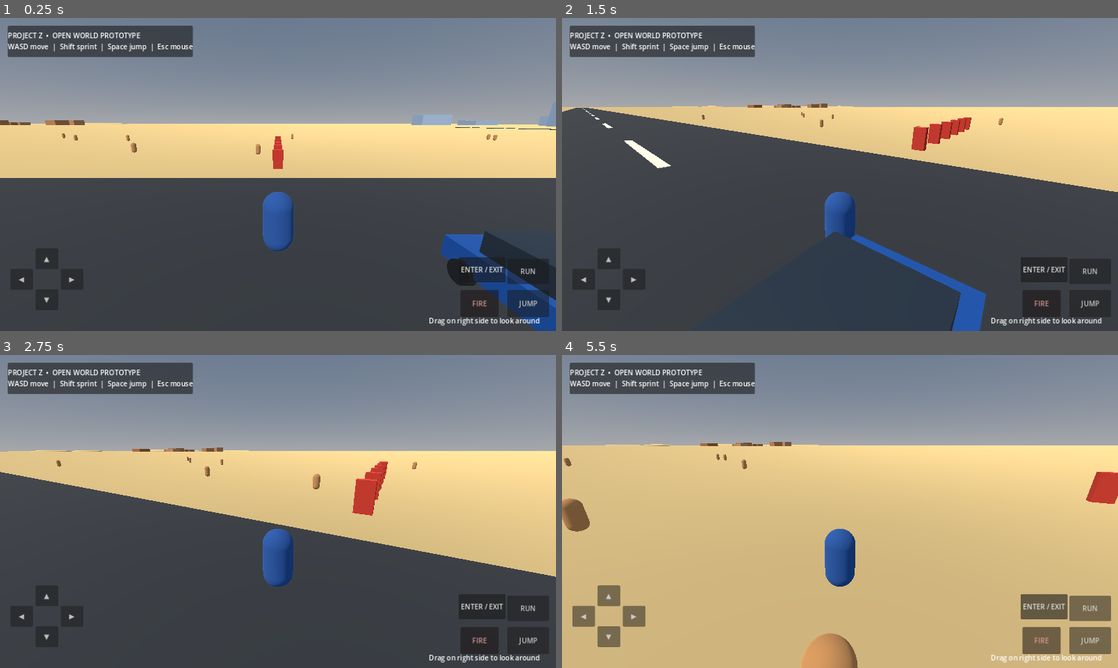
Above: before the commit, frames 1-4 (two rows, left to right).
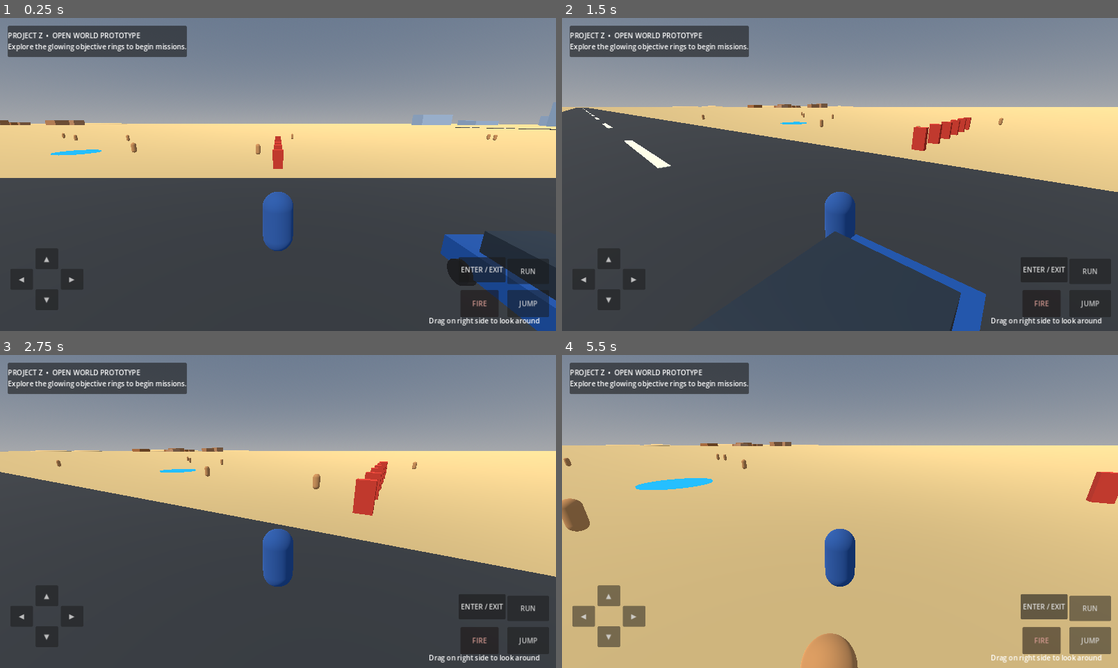
Above: after the commit, the same moments.

Repository: gyarasigujjar57-ops/ProjectZ-OpenWorld
Game: Godot game, scene res://scenes/Main.tscn
Two runs of this game, one before a commit and one after it. Both use one fixed random seed, a clock stepped at 60 frames per second and the inputs below.
Inputs (mouse positions are in pixels of both pictures, inside the frame that each line leads up to):
- Up to frame 1 (0.25 s): no input
- Up to frame 2 (1.5 s): tap Enter (ui_accept) at 0.5, 0.77 s; move the mouse to (962, 158) at 0.52 s; hold Right (ui_right) 0.53-1.28 s; tap E at 0.6 s; click (962, 158) at 0.67 s; move the mouse to (812, 174) at 1.27 s; hold Up (ui_up) from 1.28 s (still down); tap Shift at 1.35 s; click (812, 174) at 1.42 s
- Up to frame 3 (2.75 s): keep holding Up (ui_up); tap Enter (ui_accept) at 1.52 s; move the mouse to (289, 505) at 2.02 s; tap E at 2.1 s; click (289, 505) at 2.17 s
- Up to frame 4 (5.5 s): keep holding Up (ui_up); move the mouse to (834, 517) at 2.77 s; tap Shift at 2.85, 4.35 s; click (834, 517) at 2.92 s; tap Enter (ui_accept) at 3.02, 3.77, 4.52 s; move the mouse to (878, 514) at 3.52 s; tap E at 3.6, 5.1 s; click (878, 514) at 3.67 s; move the mouse to (795, 508) at 4.27 s; click (795, 508) at 4.42 s; move the mouse to (845, 511) at 5.02 s; click (845, 511) at 5.17 s

The runs differ from the first frame. In frame 1, 0.6% of the frame differs, in the area x 1-35%, y 2-44%; in frame 2, 0.5%; in frame 3, 0.6%; in frame 4, 0.9%.

Commit message:
Add three objective markers and mission completion HUD

Diff:
--- a/scripts/main.gd
+++ b/scripts/main.gd
@@ -12,6 +12,7 @@
 	_make_targets()
 	_make_vehicle()
 	_make_npcs()
+	_make_missions()
 	_make_player()
 	_make_ui()
 
@@ -107,7 +108,7 @@
 	panel.custom_minimum_size = Vector2(340, 72)
 	layer.add_child(panel)
 	ui_label = Label.new()
-	ui_label.text = "PROJECT Z  •  OPEN WORLD PROTOTYPE\nWASD move  |  Shift sprint  |  Space jump  |  Esc mouse"
+	ui_label.text = "PROJECT Z  •  OPEN WORLD PROTOTYPE\nExplore the glowing objective rings to begin missions."
 	panel.add_child(ui_label)
 
 
@@ -188,3 +189,23 @@
 		npc.position = Vector3(rng.randf_range(-100, 100), 1.0, rng.randf_range(-80, 80))
 		npc.set_script(load("res://scripts/npc_wanderer.gd"))
 		add_child(npc)
+
+
+func _make_missions() -> void:
+	var missions := [
+		{"title":"Desert Checkpoint", "position":Vector3(-35, 0.1, -30), "reward":"Checkpoint reached"},
+		{"title":"Village Visit", "position":Vector3(-850, 0.1, -680), "reward":"Village explored"},
+		{"title":"City Arrival", "position":Vector3(850, 0.1, -420), "reward":"City explored"}
+	]
+	for item in missions:
+		var marker := Area3D.new()
+		marker.name = item.title.replace(" ", "") + "Objective"
+		marker.position = item.position
+		marker.set_script(load("res://scripts/mission_marker.gd"))
+		marker.set("mission_title", item.title)
+		marker.set("reward_text", item.reward)
+		add_child(marker)
+
+func mission_completed(title: String, reward_text: String) -> void:
+	if ui_label != null:
+		ui_label.text = "OBJECTIVE COMPLETE: " + title + "\n" + reward_text + " • Explore the next glowing ring."
